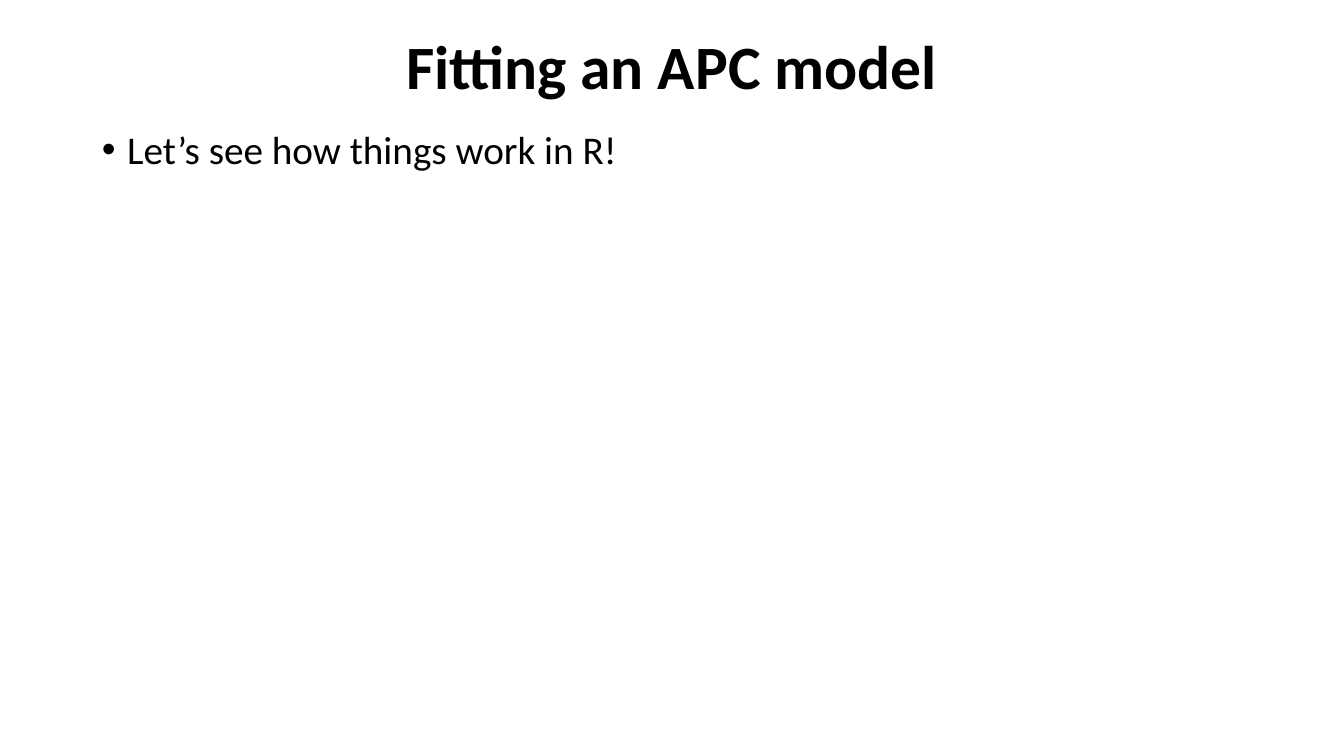
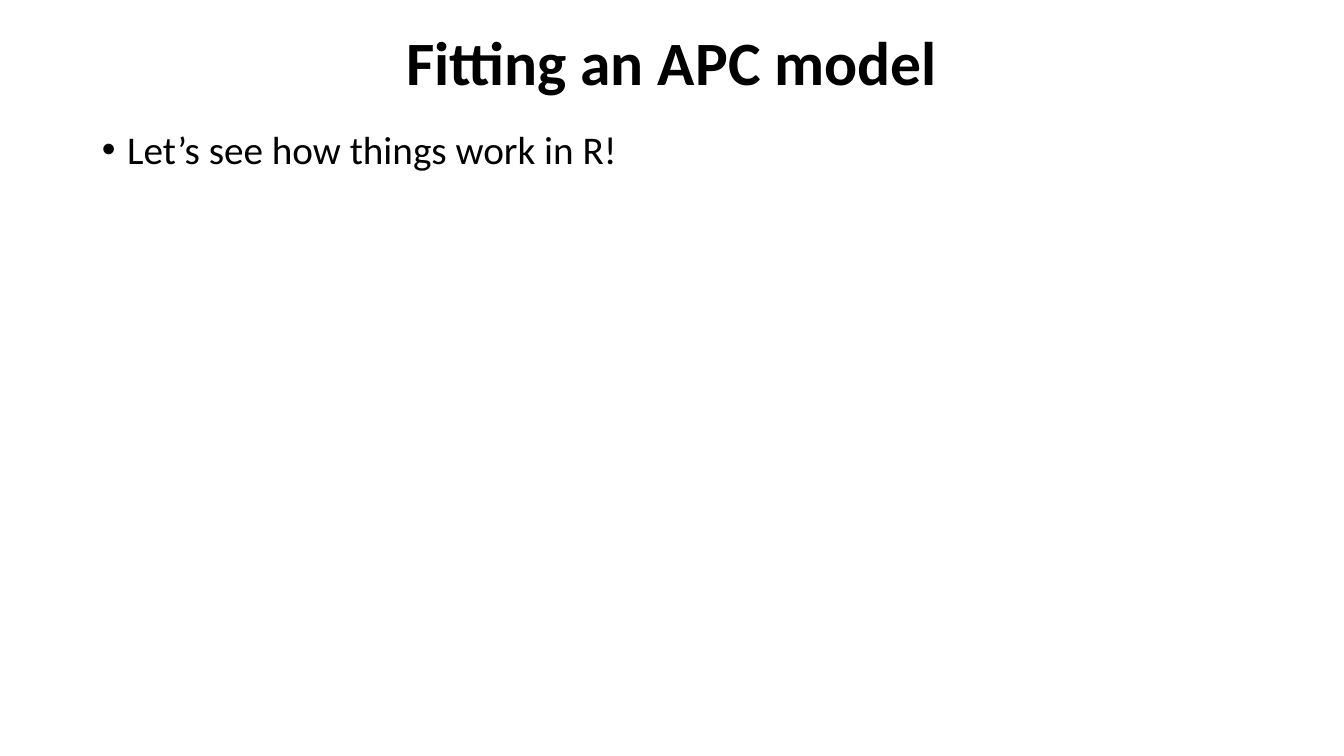
Before and after one commit to kikeacosta/edsd23_apc, a slide deck: slide 22 of slides/03_statistical_APC.pptx. Drawn at 1344x756 pixels with LibreOffice and Linux fonts; fonts in the diff are those of the drawing. Boxes give left, top, right and bottom in pixels: in the first picture for what was removed or moved away, otherwise in the second. Text is boxed around its words. In the diff, an @@ line names an element or a change of style, - is before the commit and + after.

```diff
--- a/slides/03_statistical_APC.pptx
+++ b/slides/03_statistical_APC.pptx
@@ text "Fitting an APC model" moved from (x1=406, y1=45, x2=937, y2=100) to (x1=406, y1=41, x2=937, y2=96) @@
```
Also in this commit, not shown: 1 other slide changed, 3 other files.
